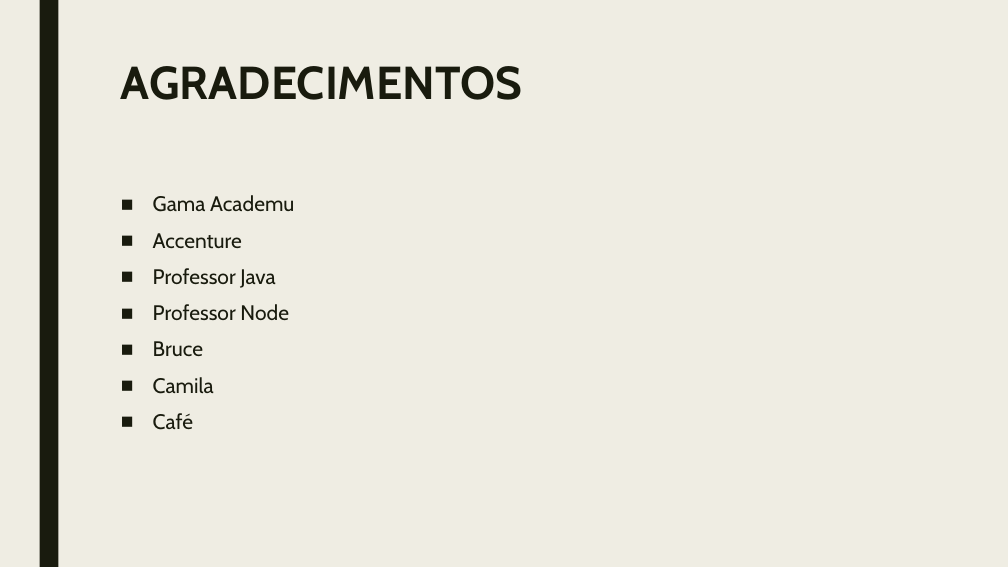
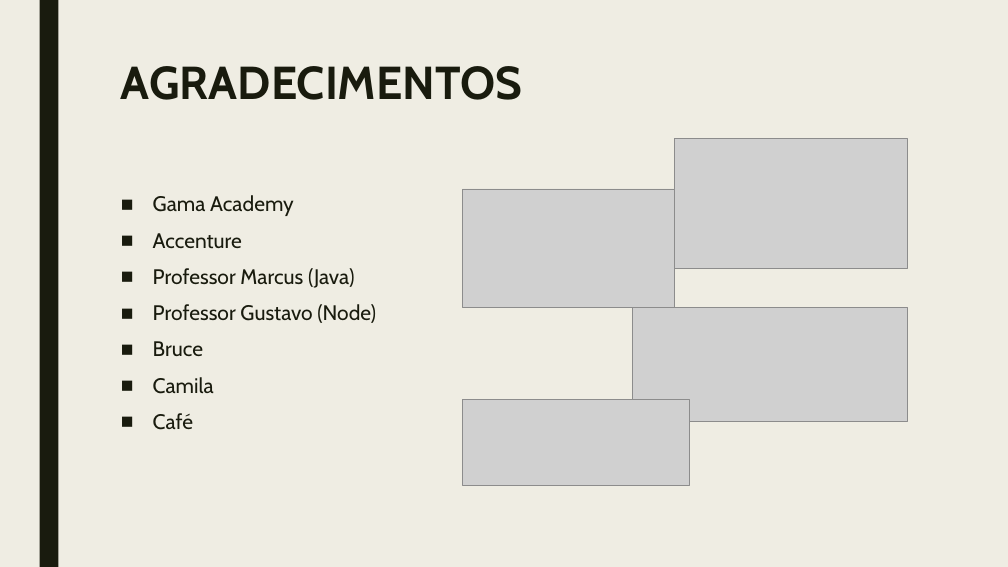
Before and after one commit to Jeffrs123/academy.gama.node, a slide deck: slide 11 of TURING_APRESENTACAO.pptx (slide 10 before the commit). Drawn at 1008x567 pixels with LibreOffice and Linux fonts; fonts in the diff are those of the drawing; grey boxes stand for pictures. Boxes give left, top, right and bottom in pixels: in the first picture for what was removed or moved away, otherwise in the second. Text is boxed around its words. In the diff, an @@ line names an element or a change of style, - is before the commit and + after.

```diff
--- a/TURING_APRESENTACAO.pptx
+++ b/TURING_APRESENTACAO.pptx
@@ picture added at (x1=675, y1=138, x2=907, y2=269) @@
@@ text at (x1=153, y1=195, x2=294, y2=216): text changed @@
-■ Gama Academu
+■ Gama Academy
@@ picture added at (x1=463, y1=189, x2=675, y2=308) @@
@@ text at (x1=153, y1=268, x2=376, y2=323): text changed @@
-■ Professor Java
-■ Professor Node
+■ Professor Marcus (Java)
+■ Professor Gustavo (Node)
@@ picture added at (x1=632, y1=308, x2=907, y2=422) @@
@@ picture added at (x1=463, y1=400, x2=690, y2=485) @@
```
Also in this commit, not shown: 1 other slide changed, 3 slides added, 2 slides removed, 5 other files.
